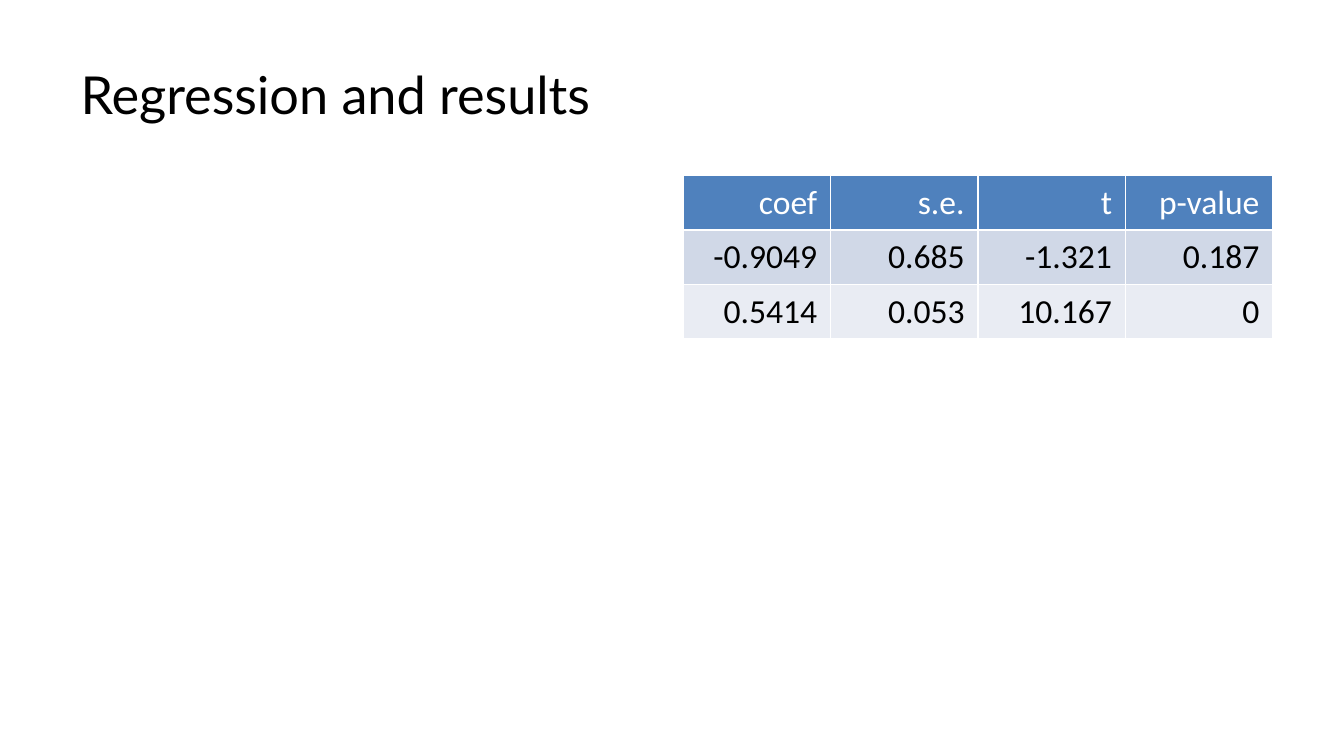
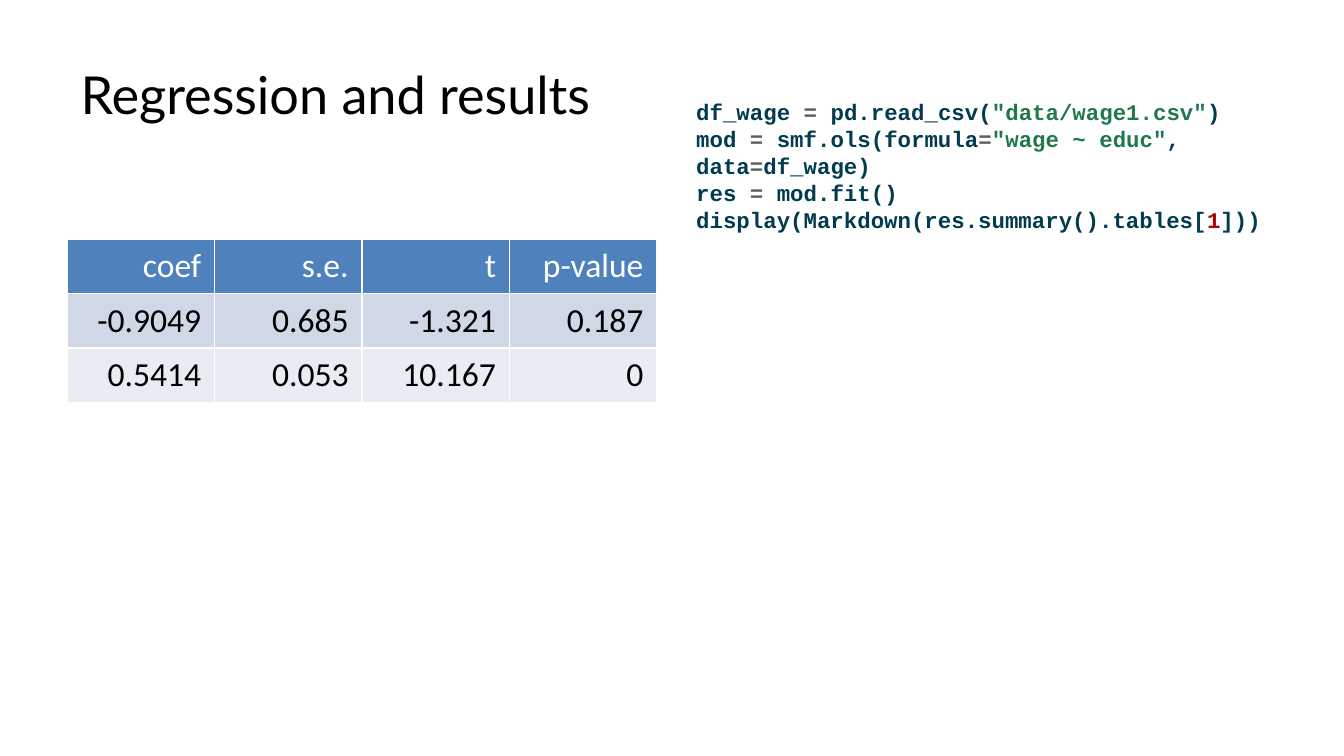
Before and after one commit to lucas-a-meyer/using-quarto, a slide deck: slide 15 of docs/presentation.pptx. Drawn at 1344x756 pixels with LibreOffice and Linux fonts; fonts in the diff are those of the drawing. Boxes give left, top, right and bottom in pixels: in the first picture for what was removed or moved away, otherwise in the second. Text is boxed around its words. In the diff, an @@ line names an element or a change of style, - is before the commit and + after.

```diff
--- a/docs/presentation.pptx
+++ b/docs/presentation.pptx
@@ text added at <box>696,104,1261,233</box>, 12 pt, text #003B4F, bold @@
+df_wage = pd.read_csv("data/wage1.csv")
+mod = smf.ols(formula="wage ~ educ", data=df_wage)
+res = mod.fit()
+display(Markdown(res.summary().tables[1]))
@@ table: place and size @@
-table at <box>683,176,1274,675</box>
+table at <box>67,239,659,675</box>
```
Also in this commit, not shown: 8 other files.
